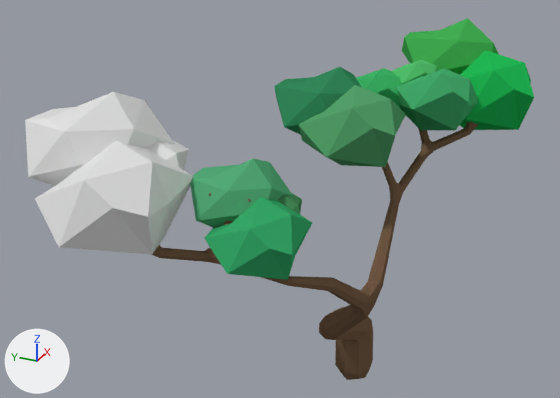
The Blender file UnityGame/Assets/tree.blend: old version first, new version second.
Both versions are drawn from a 50 mm camera at (-11.56, -3.65, 8.92) aimed at (-0.67, 1.25, 3.47). Arrows for +X, +Y and +Z are at lower left; the lights stay in place.
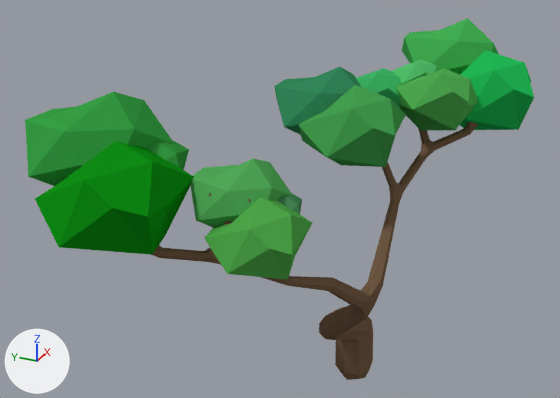
Commit message: Blender Tree Complete

Scene script edits in JSON lines:
```json
{"op": "set", "path": "mat_material_005.base_color", "old": "(0.0601, 0.42, 0.154)", "new": "(0.0823, 0.42, 0.0878)", "note": "green #45ad6d -> green #51ad54"}
{"op": "set", "path": "mat_material_006.base_color", "old": "(0.0915, 0.359, 0.148)", "new": "(0.0601, 0.359, 0.0817)", "note": "green #55a26b -> green #45a251"}
{"op": "set", "path": "mat_material_011.base_color", "old": "(0.0901, 0.411, 0.189)", "new": "(0.0861, 0.411, 0.101)", "note": "green #55ac78 -> green #53ac59"}
{"op": "set", "path": "mat_material_010.base_color", "old": "(0.039, 0.402, 0.143)", "new": "(0.0805, 0.402, 0.0717)", "note": "green #38aa6a -> green #50aa4c"}
{"op": "add", "block": "mat_material_013", "code": ["mat_material_013 = diffuse_material('Material.013')", "mat_material_013.base_color = (0.0382, 0.351, 0.0581)  # green #37a044"]}
{"op": "add", "block": "mat_material_012", "code": ["mat_material_012 = diffuse_material('Material.012')", "mat_material_012.base_color = (0.00528, 0.281, 0.00807)  # green #109016"]}
{"op": "add", "block": "mat_material_014", "code": ["mat_material_014 = diffuse_material('Material.014')", "mat_material_014.base_color = (0.0367, 0.319, 0.0526)  # green #369941"]}
{"block": "me_icosphere_002", "where": "me_icosphere_002.from_pydata(...)  # 17 vertices, 30 faces; spans x -0.97..1.04, y -0.85..0.99, z -0.84..0.61"}
{"op": "add", "block": "me_icosphere_002", "code": "me_icosphere_002.materials.append(mat_material_014)  # green #369941"}
{"block": "me_icosphere_001", "where": "me_icosphere_001.from_pydata(...)  # 17 vertices, 30 faces; spans x -0.97..1.04, y -0.85..0.99, z -0.84..0.61"}
{"op": "add", "block": "me_icosphere_001", "code": "me_icosphere_001.materials.append(mat_material_012)  # green #109016"}
{"block": "me_icosphere", "where": "me_icosphere.from_pydata(...)  # 17 vertices, 30 faces; spans x -0.97..1.04, y -0.85..0.99, z -0.84..0.61"}
{"op": "add", "block": "me_icosphere", "code": "me_icosphere.materials.append(mat_material_013)  # green #37a044"}
```

Pixel boxes (x1, y1, x2, y2) of what changed, in the pictures (560 x 398 px):
```json
{"object": "Icosphere.001", "change": "recoloured", "before": [35, 141, 194, 255], "after": [35, 141, 194, 255], "on screen": "white to green"}
{"object": "Icosphere", "change": "recoloured", "before": [25, 92, 175, 186], "after": [25, 92, 175, 186], "on screen": "white to green"}
{"object": "Icosphere.007", "change": "recoloured", "before": [299, 85, 406, 167], "after": [299, 85, 406, 167]}
{"object": "Icosphere.004", "change": "recoloured", "before": [204, 197, 312, 280], "after": [204, 197, 312, 280]}
{"object": "Icosphere.005", "change": "recoloured", "before": [190, 158, 293, 228], "after": [190, 158, 293, 228]}
{"object": "Icosphere.013", "change": "recoloured", "before": [395, 68, 478, 130], "after": [395, 68, 478, 130]}
{"object": "Icosphere.002", "change": "recoloured", "before": [147, 140, 189, 170], "after": [147, 140, 189, 170], "on screen": "white to green"}
```
